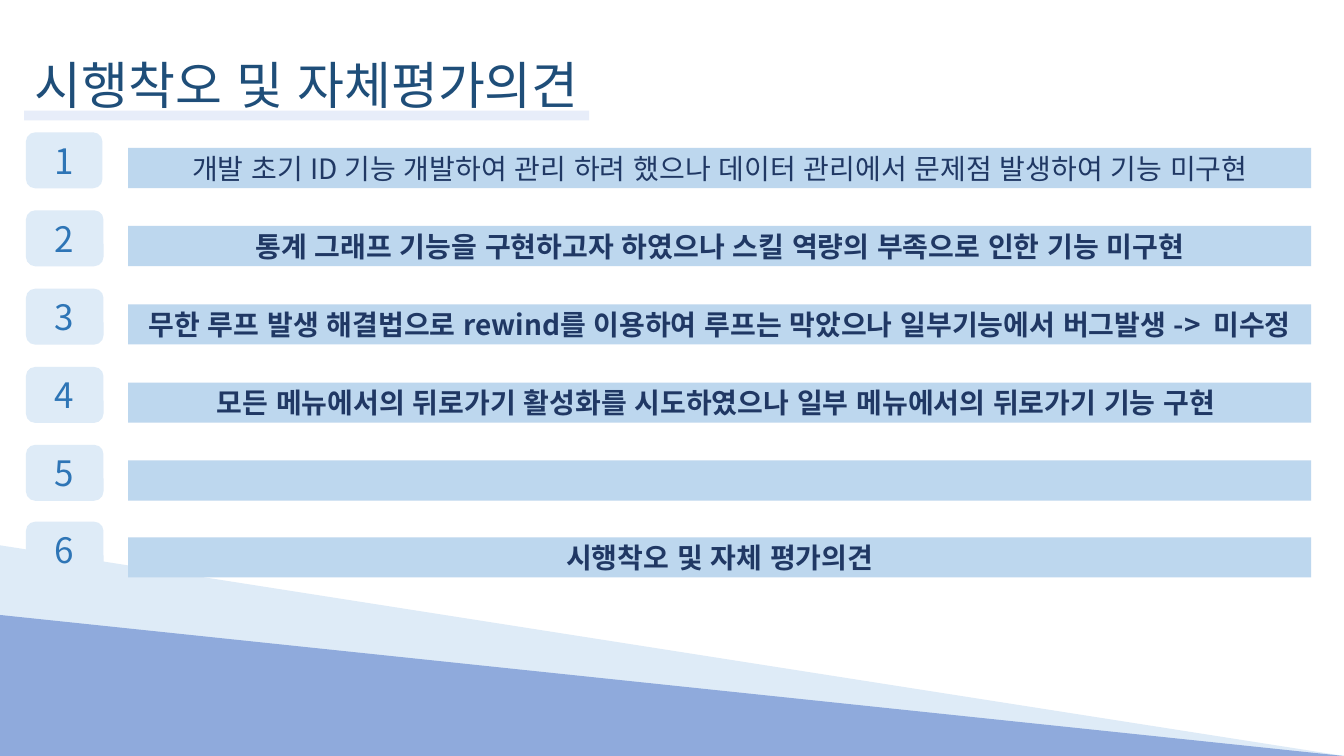
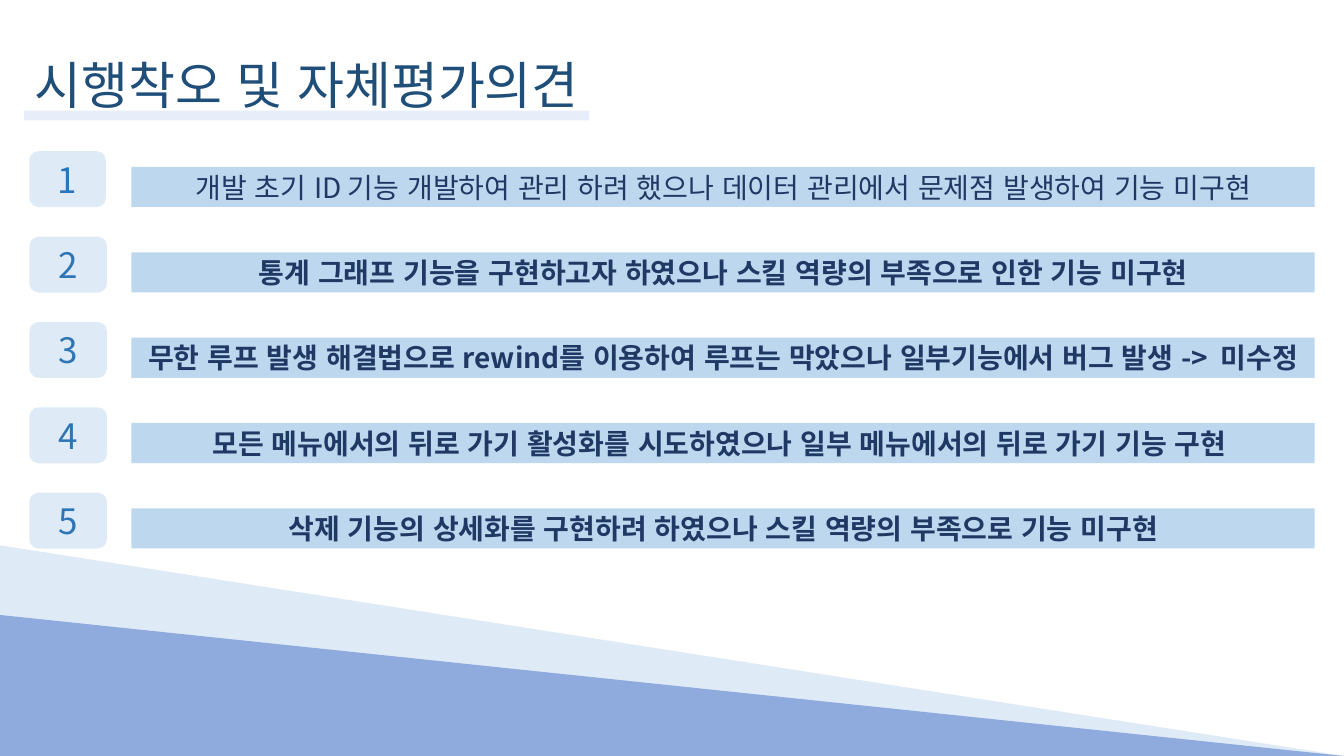
Before and after one commit to Hyno2/C-project, a slide deck: slide 16 of PPT/System.pptx. Drawn at 1344x756 pixels with LibreOffice and Linux fonts; fonts in the diff are those of the drawing. Boxes give left, top, right and bottom in pixels: in the first picture for what was removed or moved away, otherwise in the second. Text is boxed around its words. In the diff, an @@ line names an element or a change of style, - is before the commit and + after.

Commit message:
ppt

```diff
--- a/PPT/System.pptx
+++ b/PPT/System.pptx
@@ rounded rectangle "1": place and size @@
-rounded rectangle "1" at (26,133,102,189)
+rounded rectangle "1" at (29,151,106,207)
@@ rectangle "개발 초기 ID 기능 개발하여 ...": place and size @@
-rectangle "개발 초기 ID 기능 개발하여 ..." at (128,148,1311,188)
+rectangle "개발 초기 ID 기능 개발하여 ..." at (132,167,1315,207)
@@ rounded rectangle "2": place and size @@
-rounded rectangle "2" at (26,210,103,266)
+rounded rectangle "2" at (29,237,107,293)
@@ rectangle "통계 그래프 기능을 구현하고자 하였으나 ...": place and size @@
-rectangle "통계 그래프 기능을 구현하고자 하였으나 ..." at (128,226,1311,266)
+rectangle "통계 그래프 기능을 구현하고자 하였으나 ..." at (132,252,1315,292)
@@ rounded rectangle "3": place and size @@
-rounded rectangle "3" at (26,289,103,345)
+rounded rectangle "3" at (29,322,107,378)
@@ rectangle "무한 루프 발생 해결법으로 rewind를 ...": place and size @@
-rectangle "무한 루프 발생 해결법으로 rewind를 ..." at (128,304,1311,344)
+rectangle "무한 루프 발생 해결법으로 rewind를 ..." at (132,338,1315,378)
@@ text in rectangle at (148,344,1298,371): spaces changed @@
-무한 루프 발생 해결법으로 rewind를 이용하여 루프는 막았으나 일부기능에서 버그발생 -> 미수정
+무한 루프 발생 해결법으로 rewind를 이용하여 루프는 막았으나 일부기능에서 버그 발생 -> 미수정
@@ rounded rectangle "4": place and size @@
-rounded rectangle "4" at (26,367,103,423)
+rounded rectangle "4" at (29,407,107,464)
@@ rectangle "모든 메뉴에서의 뒤로 가기 활성화를 ...": place and size @@
-rectangle "모든 메뉴에서의 뒤로 가기 활성화를 ..." at (128,383,1311,423)
+rectangle "모든 메뉴에서의 뒤로 가기 활성화를 ..." at (132,423,1315,464)
@@ text in rectangle at (212,430,1227,457): spaces changed @@
-모든 메뉴에서의 뒤로가기 활성화를 시도하였으나 일부 메뉴에서의 뒤로가기 기능 구현
+모든 메뉴에서의 뒤로 가기 활성화를 시도하였으나 일부 메뉴에서의 뒤로 가기 기능 구현
@@ rounded rectangle "5": place and size @@
-rounded rectangle "5" at (26,445,103,501)
+rounded rectangle "5" at (29,492,107,549)
@@ rectangle "삭제 기능의 상세화를 구현하려 하였으나 ...": place and size @@
-rectangle "삭제 기능의 상세화를 구현하려 하였으나 ..." at (128,460,1311,501)
+rectangle "삭제 기능의 상세화를 구현하려 하였으나 ..." at (132,508,1315,549)
@@ rounded rectangle removed at (26,522,103,578) @@
-6
@@ rectangle removed at (128,538,1311,578) @@
-시행착오 및 자체 평가의견
@@ text in rectangle at (289,515,1158,542): text added @@
+삭제 기능의 상세화를 구현하려 하였으나 스킬 역량의 부족으로 기능 미구현
```
Also in this commit, not shown: 1 slide added.
